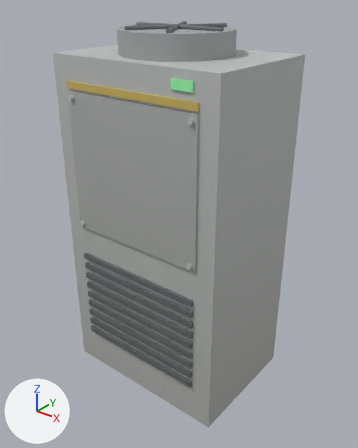
One commit to the glTF model models/kit/scrubber_steel.glb: the scene before it, then after it.
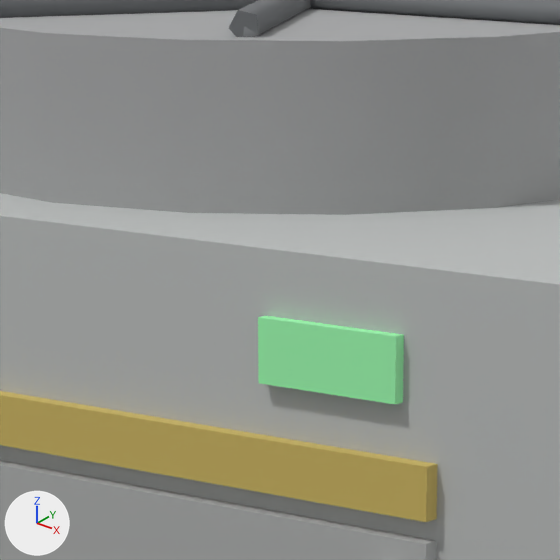
There are two pictures of each version: one whole from a 50 mm lens placed at (1.113, -1.382, 1.515), pointed at (0.0, 0.009, 0.653), one close up on the part from 36% to 61% of the width and 6% to 26% of the height. The axes (+X, +Y, +Z) are drawn at lower left. The lights are the same throughout. The last two pictures show the newer version. Vertices at exactly the same position are counted once.

Before the edit, the objects in view are built like this:
```python
me_base = bpy.data.meshes.new('base')
me_base.from_pydata(...)  # 301 vertices, 496 faces; spans x -0.35..0.35, y -0.268..0.34, z 0.0..1.393
# faces by material slot: [12, 484]
me_base.materials.append(mat_lamp)
me_base.materials.append(mat_steel)
ob_scrubber_steel = bpy.data.objects.new('scrubber_steel', me_base)
ob_scrubber_steel.location = (0.0, 0.0, 0.0)
```
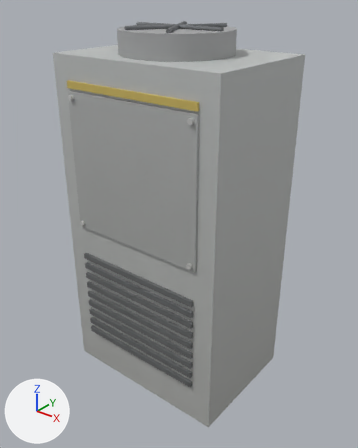
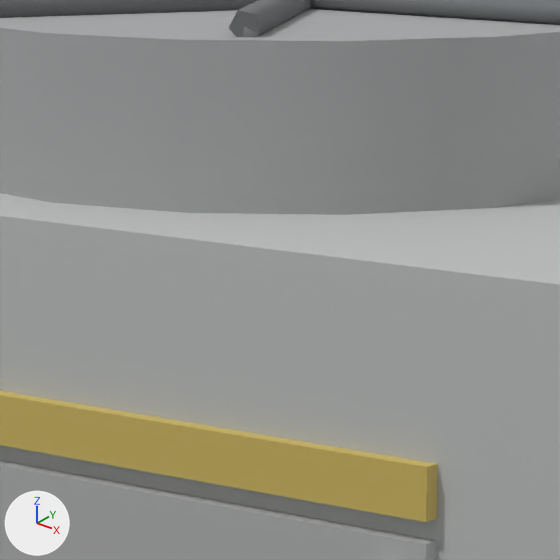
Boxes [x1, y1, x2, y2] around the edits, measured in the close-ups (560 x 560 px):
part 1 of me_base, deleted (green)
    before: [258, 316, 404, 404]

What the commit changed:
me_base is used by ob_scrubber_steel; location (0.0, 0.0, 0.0).
me_base had 301 vertices, 496 faces and spanned x -0.35..0.35, y -0.268..0.34, z 0.0..1.393.
me_base no longer uses material mat_lamp.
me_base now has 293 vertices, 484 faces and spans x -0.35..0.35, y -0.268..0.34, z 0.0..1.393.
me_base part 1: the loose piece of 8 vertices spanning x 0.18..0.26, y -0.256..-0.25, z 1.24..1.27 is deleted.
